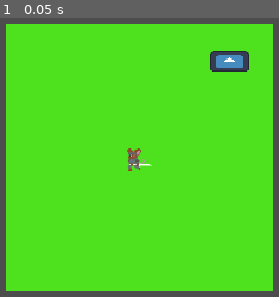
Above: before the commit, frame 1.
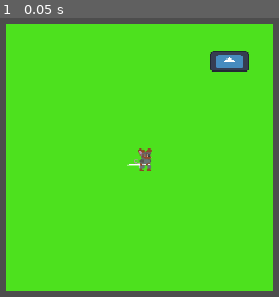
Above: after the commit, the same moment.

Repository: yeehaw114/CEN4090L
Game: Godot game, scene res://Scenes/lobby.tscn
Same seed, same stepped clock (60 frames per second), same inputs: the game is played once before the commit and once after it. The engine's default icon, where the game draws it, is replaced by a stand-in: a white triangle on a blue panel in a dark square.
Inputs:
- Up to frame 1 (0.05 s): no input

The runs differ from the first frame. In frame 1, 0.6% of the frame differs, in the area x 45-55%, y 46-55%.

Commit message:
Fixed walking animation (left going up and down blank for now)

Diff:
--- a/Scenes/player_controller.gd
+++ b/Scenes/player_controller.gd
@@ -3,7 +3,7 @@
 const SPEED = 200.0
 
 @onready var animated_sprite = $AnimatedSprite2D
-var facing_right = true
+var last_facing_right = true
 
 func _physics_process(_delta):
 	var input_vector = Vector2(
@@ -13,18 +13,17 @@
 	velocity = input_vector * SPEED
 	move_and_slide()
 
-	# Determine facing direction
+	# Update last facing direction when moving horizontally
 	if input_vector.x > 0:
-		facing_right = true
+		last_facing_right = true
+		if animated_sprite.animation != "walk_right":
+			animated_sprite.play("walk_right")
 	elif input_vector.x < 0:
-		facing_right = false
-
-	var idle_anim = "idle_right" if facing_right else "idle_left"
-	var walk_anim = "walk_right" if facing_right else "walk_left"
-
-	if input_vector.length() > 0:
-		if animated_sprite.animation != walk_anim:
-			animated_sprite.play(walk_anim)
+		last_facing_right = false
+		if animated_sprite.animation != "walk_left":
+			animated_sprite.play("walk_left")
 	else:
+		# No horizontal movement; use last facing direction for idle
+		var idle_anim = "idle_right" if last_facing_right else "idle_left"
 		if animated_sprite.animation != idle_anim:
-			animated_sprite
+			animated_sprite.play(idle_anim)
